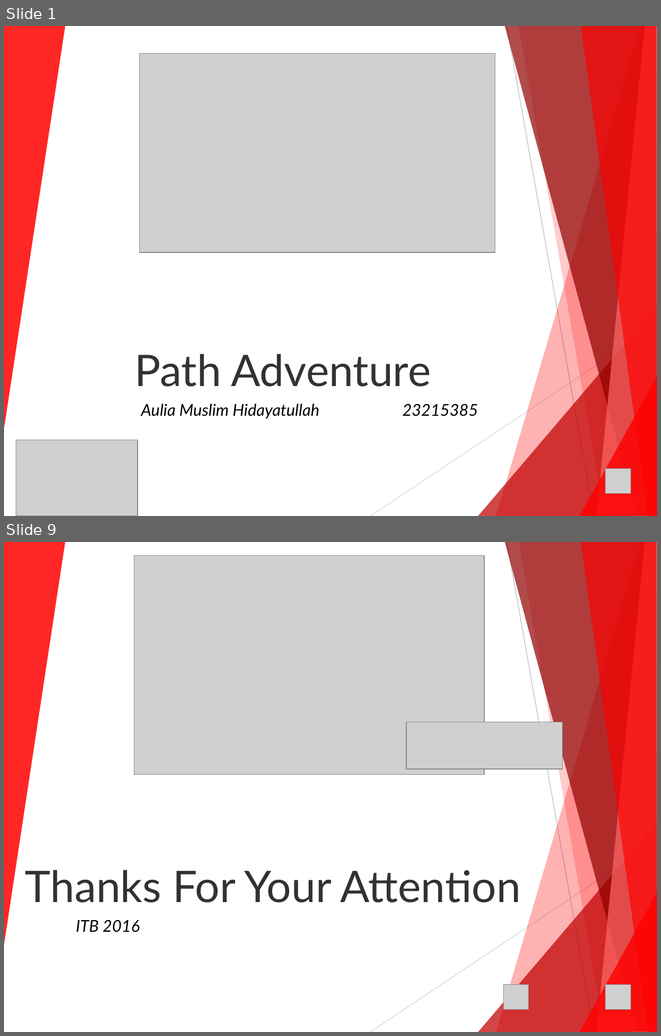
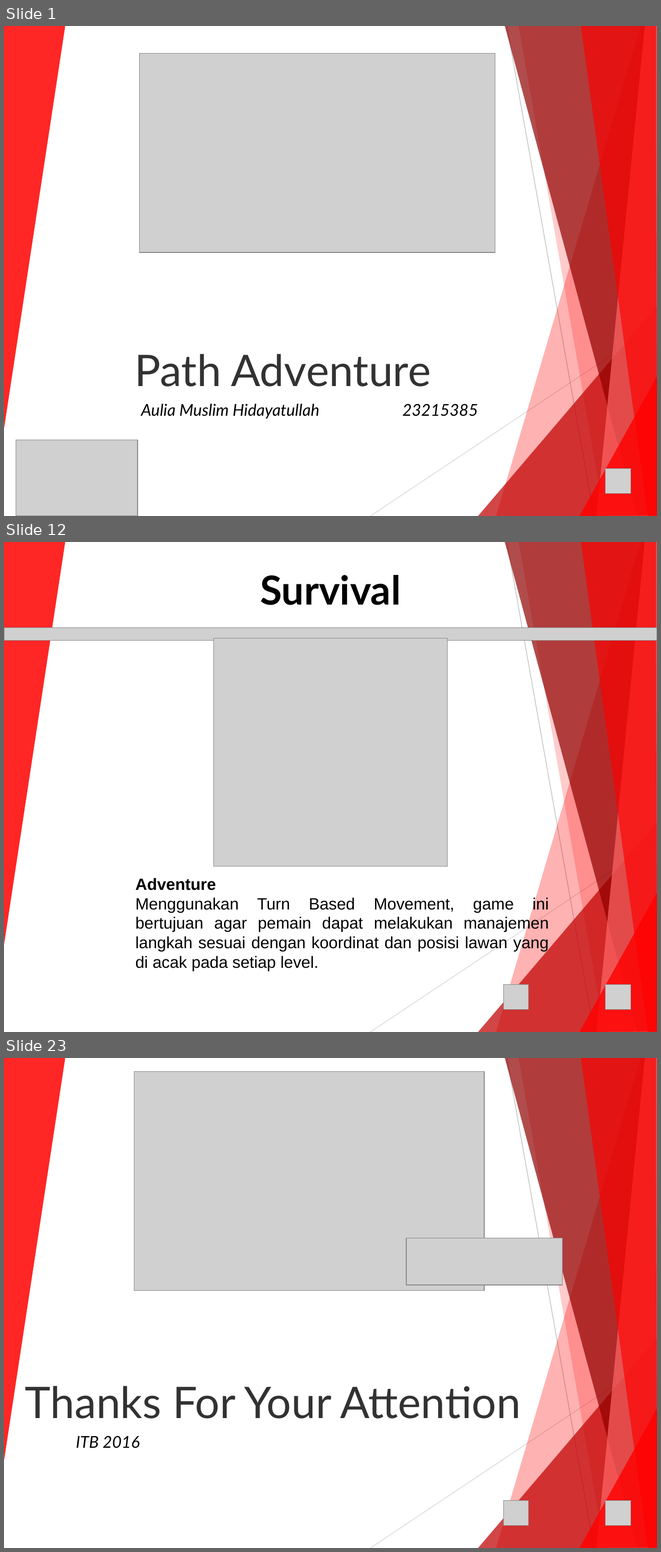
Before and after one commit to lskk/Pathfinding_Adventures, a slide deck: 23215385-PathAdventure-Document/Pathfinding Adventure - 23215385.ppt. Shown one above the other, each under a label of ours: slides 1 and 9 before the commit, slides 1, 12 and 23 after it; the slides between them are not shown. The pictures are 661x1036 and 661x1552 pixels, drawn with LibreOffice and Linux fonts; fonts in the diff are those of the drawing; grey boxes stand for pictures; background and template pictures are left out. Boxes give left, top, right and bottom in pixels: in the first picture for what was removed or moved away, otherwise in the second. Text is boxed around its words. In the diff, an @@ line names an element or a change of style, - is before the commit and + after.

Commit message:
Path Adventure - Coordinat & Running - Project Updates

```diff
--- a/23215385-PathAdventure-Document/Pathfinding Adventure - 23215385.ppt
+++ b/23215385-PathAdventure-Document/Pathfinding Adventure - 23215385.ppt
@@ slide 12 added at [4,542,657,1032], background picture (left out); not listed: 10 template elements that a slide beside it also shows @@
@@ title added at [260,575,401,605], 44 pt, text #000000, bold @@
+Survival
@@ picture added at [4,627,657,640] @@
@@ picture added at [213,638,448,866] @@
@@ text added at [135,877,549,971], 18 pt, text #000000 @@
+Adventure
+Menggunakan Turn Based Movement, game ini bertujuan agar pemain dapat melakukan manajemen langkah sesuai dengan koordinat dan posisi lawan yang di acak pada setiap level.
@@ picture added at [503,984,529,1009] @@
@@ picture added at [606,984,631,1009] @@
@@ what was slide 9 is now slide 23 @@
```
Also in this commit, not shown: 7 slides changed, 13 other slides added, 7 other files.
